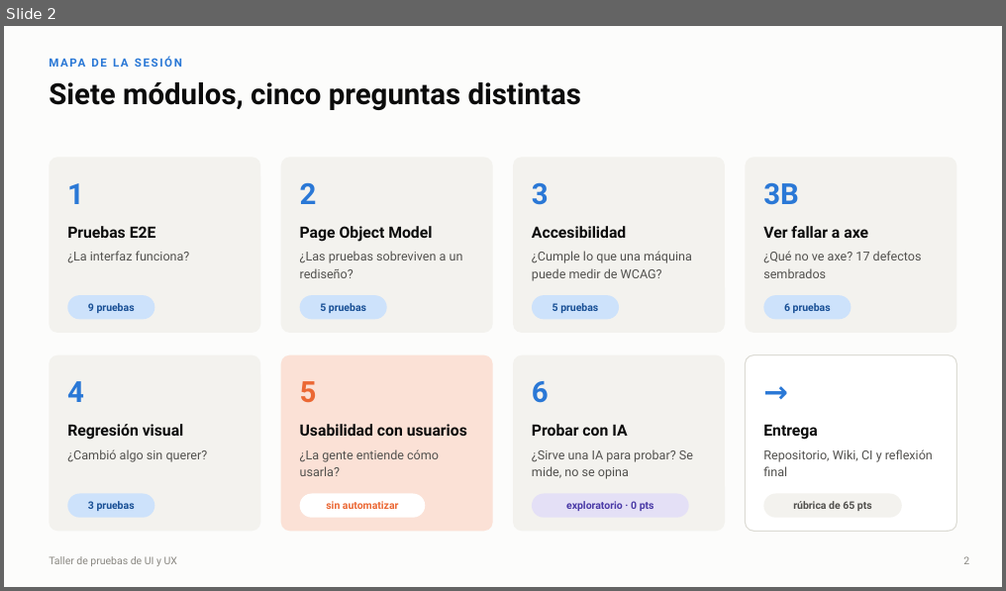
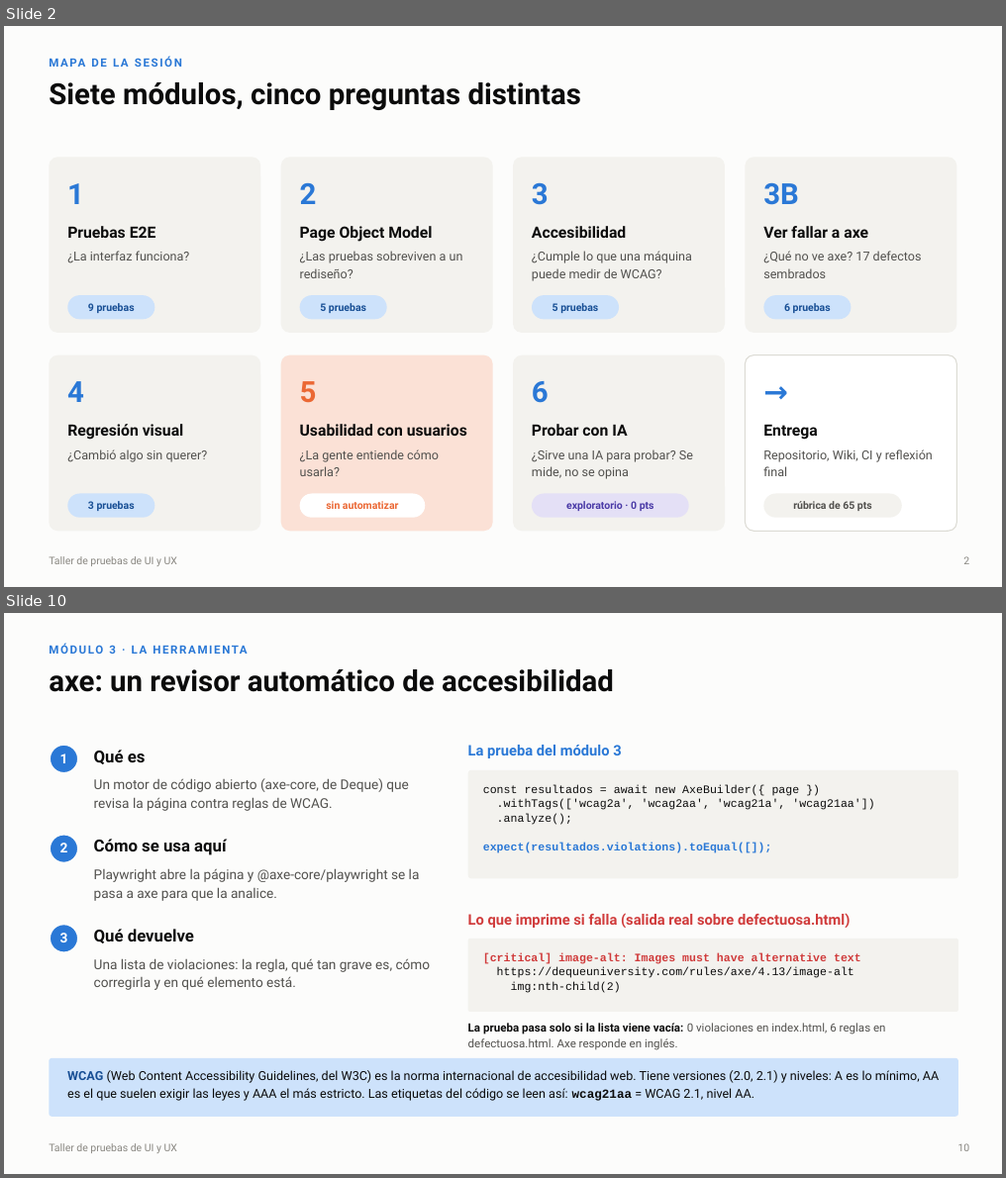
Before and after one commit to CesarAVegaF312/TYVS-Taller_Pruebas_de_UX, a slide deck: Pruebas de UI y UX.pptx. Shown one above the other, each under a label of ours: slide 2 before the commit, slides 2 and 10 after it; the slides between them are not shown. The pictures are 1006x591 and 1006x1178 pixels, drawn with LibreOffice and Linux fonts; fonts in the diff are those of the drawing. Boxes give left, top, right and bottom in pixels: in the first picture for what was removed or moved away, otherwise in the second. Text is boxed around its words. In the diff, an @@ line names an element or a change of style, - is before the commit and + after.

Commit message:
Presentacion: explica las herramientas y los terminos antes de usarlos
- Diapositiva nueva sobre Playwright antes del primer codigo: que es, que es
  page, como corre npm test (webServer) y la prueba 01 real del modulo 1, con
  un glosario de test, localizador y asercion.
- Diapositiva nueva sobre axe antes de hablar de sus limites, con la salida
  real de axe 4.13.0 sobre defectuosa.html, y una franja que explica WCAG,
  sus niveles y como se leen las etiquetas (wcag21aa).
- Definiciones en su propia diapositiva: E2E, role="status" y el lector de
  pantalla, --repeat-each y workers, defectuosa.html, las reglas de axe en
  espanol, la categoria best-practice, el placeholder sin la jerga accname,
  referencias, diff y CI, el mecanismo de los sabotajes (pruebas de mutacion)
  y los terminos de Selenium.
- construir.py acepta una ruta de salida, para regenerar aunque el .pptx
  este abierto en PowerPoint.

```diff
--- a/Pruebas de UI y UX.pptx
+++ b/Pruebas de UI y UX.pptx
@@ slide 10 added at <box>4,613,1002,1174</box>, background #FCFCFB @@
@@ text added at <box>49,669,614,692</box>, 28 pt, text #0B0B0B, bold @@
+axe: un revisor automático de accesibilidad
@@ text added at <box>109,645,144,808</box>, 11 pt, text #2A78D6, bold @@
+MÓDULO 3 · LA HERRAMIENTA
@@ ellipse added at <box>50,745,78,773</box>, fill #2A78D6, outline #FCFCFB 1.5 pt @@
@@ text added at <box>60,754,68,763</box>, 13 pt, text #FFFFFF, bold @@
+1
@@ text added at <box>94,750,146,764</box>, 16 pt, text #0B0B0B, bold @@
+Qué es
@@ text added at <box>468,745,621,759</box>, 14 pt, text #2A78D6, bold @@
+La prueba del módulo 3
@@ text added at <box>94,778,408,811</box>, 13 pt, text #52514E @@
+Un motor de código abierto (axe-core, de Deque) que revisa la página contra reglas de WCAG.
@@ rounded rectangle added at <box>468,770,958,878</box>, fill #F3F2EE @@
@@ text added at <box>483,785,874,854</box>, 11 pt, text #0B0B0B @@
+const resultados = await new AxeBuilder({ page })
+.withTags(['wcag2a', 'wcag2aa', 'wcag21a', 'wcag21aa'])
+.analyze();
+expect(resultados.violations).toEqual([]);
@@ ellipse added at <box>50,835,78,863</box>, fill #2A78D6, outline #FCFCFB 1.5 pt @@
@@ text added at <box>60,843,68,853</box>, 13 pt, text #FFFFFF, bold @@
+2
@@ text added at <box>94,839,226,856</box>, 16 pt, text #0B0B0B, bold @@
+Cómo se usa aquí
@@ text added at <box>94,868,420,901</box>, 13 pt, text #52514E @@
+Playwright abre la página y @axe-core/playwright se la pasa a axe para que la analice.
@@ ellipse added at <box>50,925,78,953</box>, fill #2A78D6, outline #FCFCFB 1.5 pt @@
@@ text added at <box>60,933,68,943</box>, 13 pt, text #FFFFFF, bold @@
+3
@@ text added at <box>94,929,194,944</box>, 16 pt, text #0B0B0B, bold @@
+Qué devuelve
@@ text added at <box>468,913,849,928</box>, 14 pt, text #D03B3B, bold @@
+Lo que imprime si falla (salida real sobre defectuosa.html)
@@ rounded rectangle added at <box>468,939,958,1012</box>, fill #F3F2EE @@
@@ text added at <box>94,959,431,990</box>, 13 pt, text #52514E @@
+Una lista de violaciones: la regla, qué tan grave es, cómo corregirla y en qué elemento está.
@@ text added at <box>483,954,861,993</box>, 11 pt, text #0B0B0B @@
+[critical] image-alt: Images must have alternative text
+https://dequeuniversity.com/rules/axe/4.13/image-alt
+img:nth-child(2)
@@ text added at <box>468,1023,885,1051</box>, 11 pt, text #52514E @@
+La prueba pasa solo si la lista viene vacía: 0 violaciones en index.html, 6 reglas en defectuosa.html. Axe responde en inglés.
@@ rounded rectangle added at <box>49,1059,958,1117</box>, fill #CDE2FB @@
@@ text added at <box>67,1070,939,1101</box>, 12 pt, text #0B0B0B @@
+WCAG (Web Content Accessibility Guidelines, del W3C) es la norma internacional de accesibilidad web. Tiene versiones (2.0, 2.1) y niveles: A es lo mínimo, AA es el que suelen exigir las leyes y AAA el más estricto. Las etiquetas del código se leen así: wcag21aa = WCAG 2.1, nivel AA.
@@ text added at <box>49,1144,177,1154</box>, 10 pt, text #898781 @@
+Taller de pruebas de UI y UX
@@ text added at <box>958,1144,970,1152</box>, 10 pt, text #898781 @@
+10
```
Also in this commit, not shown: 19 slides changed, 1 other slide added, 1 other file.
